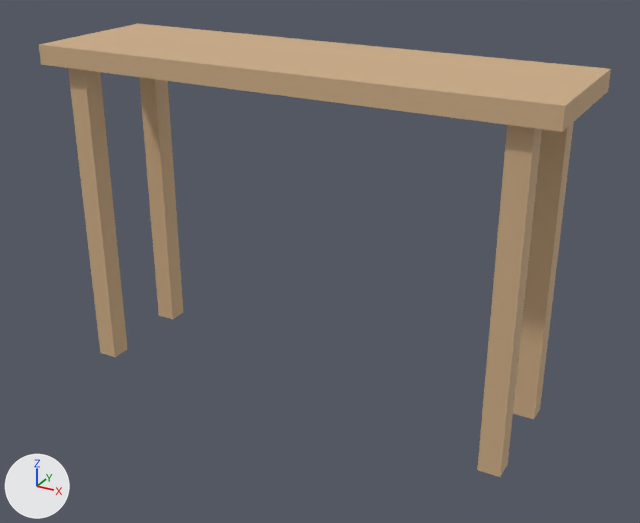
Before and after pictures for a commit that changed the glTF model storage/picture/mocan-42.glb.
Before and after are seen from a 50 mm camera at (0.948, -1.662, 1.159) aimed at (0.045, -0.021, 0.339). The lights are fixed; the arrows at lower left show +X, +Y and +Z. The first picture is the older version. Vertices at exactly the same position are counted once.

The first picture shows 'furniture'.
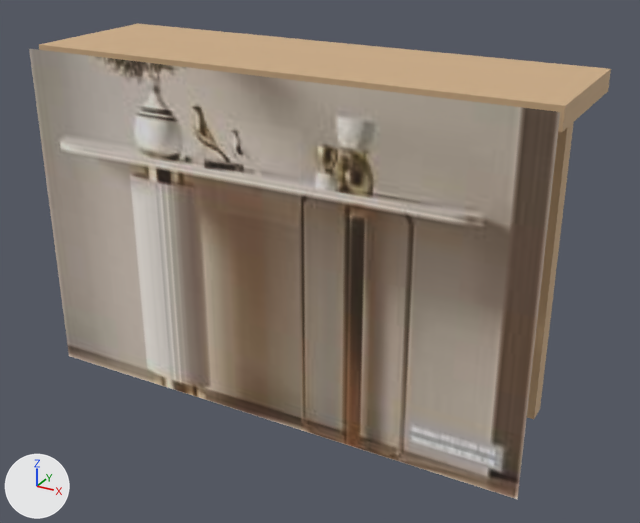
Location of each change, (x1, y1, x2, y2) in pixels of the pictures (640 x 523 px):
```json
{"object": "furniture", "change": "reshaped", "before": [39, 24, 611, 477], "after": [29, 24, 611, 499]}
{"part": 1, "of": "me_mesh_0", "change": "added", "after": [29, 49, 560, 499]}
```

Scene script edits in JSON lines:
```json
{"op": "add", "block": "img_image_0", "code": ["img_image_0 = load_image('Image_0', '_unpacked/Image_0', 220, 220, 'sRGB')"]}
{"op": "add", "block": "mat_photo", "code": ["mat_photo = principled_material('photo')", "mat_photo.texture = img_image_0", "mat_photo.roughness = 0.85"]}
{"block": "me_mesh_0", "where": "# used by ob_furniture; location = (0.0, 0.0, 0.0)"}
{"block": "me_mesh_0", "where": "# verts and faces of me_mesh_0; kept vertices keep their numbers, new ones are numbered from 40"}
{"op": "remove", "block": "me_mesh_0", "code": "me_mesh_0.from_pydata(...)  # 40 vertices, 60 faces; spans x -0.6..0.6, y -0.175..0.175, z 0.0..0.8"}
{"op": "add", "block": "me_mesh_0", "code": "me_mesh_0.from_pydata(...)  # 44 vertices, 62 faces; spans x -0.6..0.6, y -0.205..0.175, z 0.0..0.8"}
{"block": "me_mesh_0", "change": "me_mesh_0 part 1"}
{"op": "add", "block": "me_mesh_0", "code": "verts[40] = (-0.6, -0.205, 0.004)  # pixel (68, 355)"}
{"op": "add", "block": "me_mesh_0", "code": "verts[41] = (0.6, -0.205, 0.004)  # pixel (517, 499)"}
{"op": "add", "block": "me_mesh_0", "code": "verts[42] = (0.6, -0.205, 0.796)  # pixel (560, 112)"}
{"op": "add", "block": "me_mesh_0", "code": "verts[43] = (-0.6, -0.205, 0.796)  # pixel (29, 48)"}
{"op": "add", "block": "me_mesh_0", "code": "faces += [(40, 41, 42), (40, 42, 43)]  # mat_photo (picture img_image_0)"}
{"op": "add", "block": "me_mesh_0", "code": "me_mesh_0.materials.append(mat_photo)  # picture img_image_0"}
```
